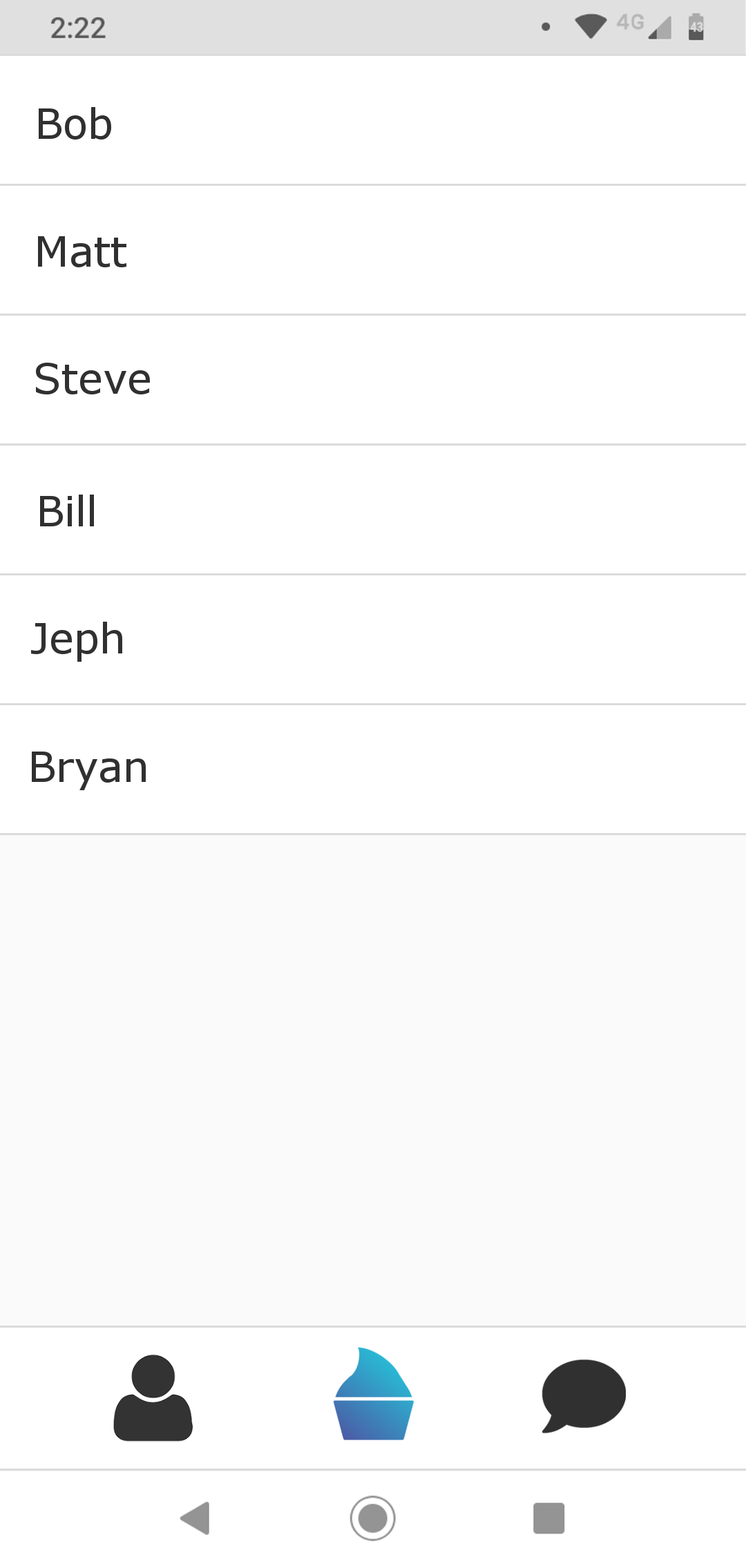
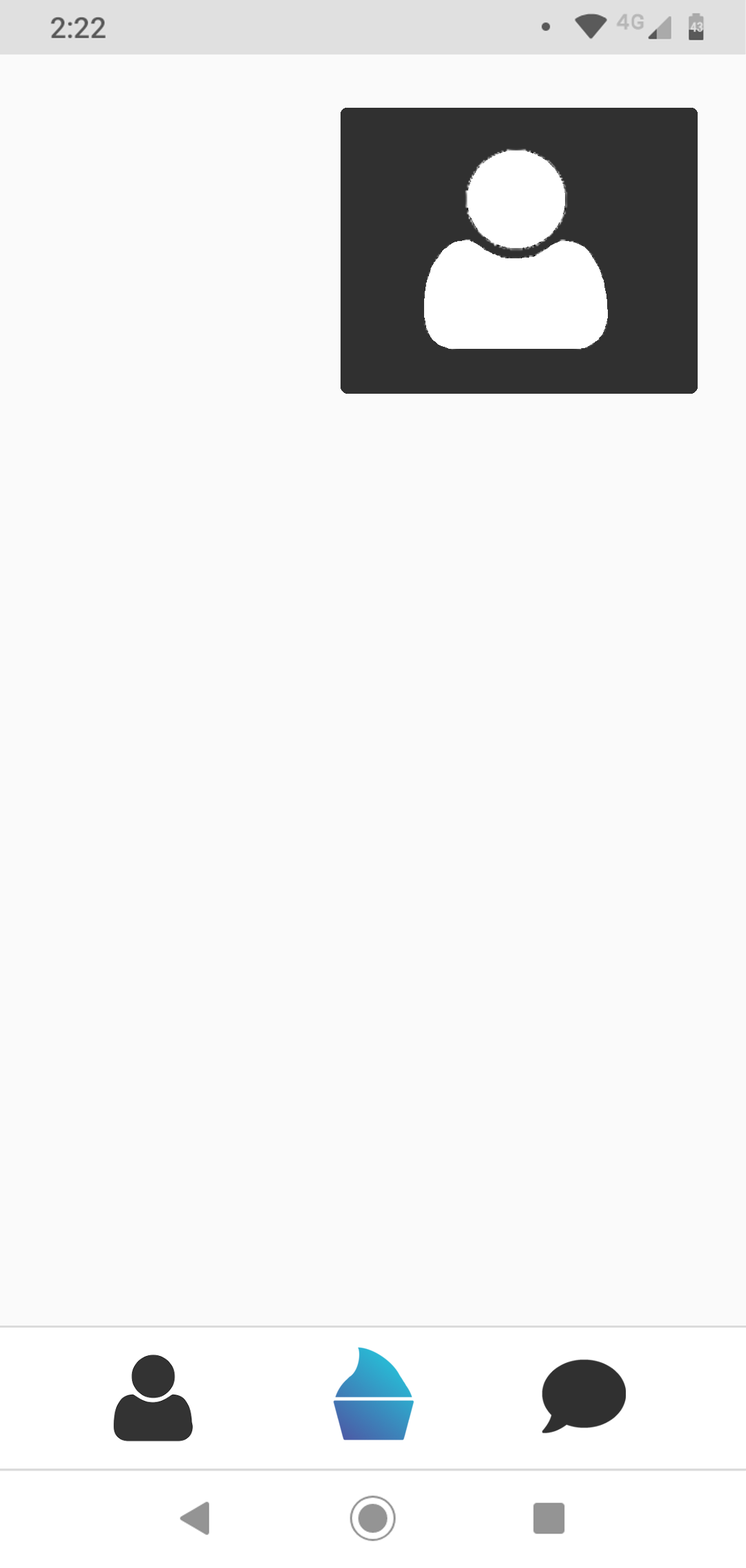
The second 746x1568 image is a revision of the first. Changes to its layers:
added layer "Profile" above "Jak Moden" over [340, 107, 698, 394]
hid "Messages" over [0, 53, 746, 836]
